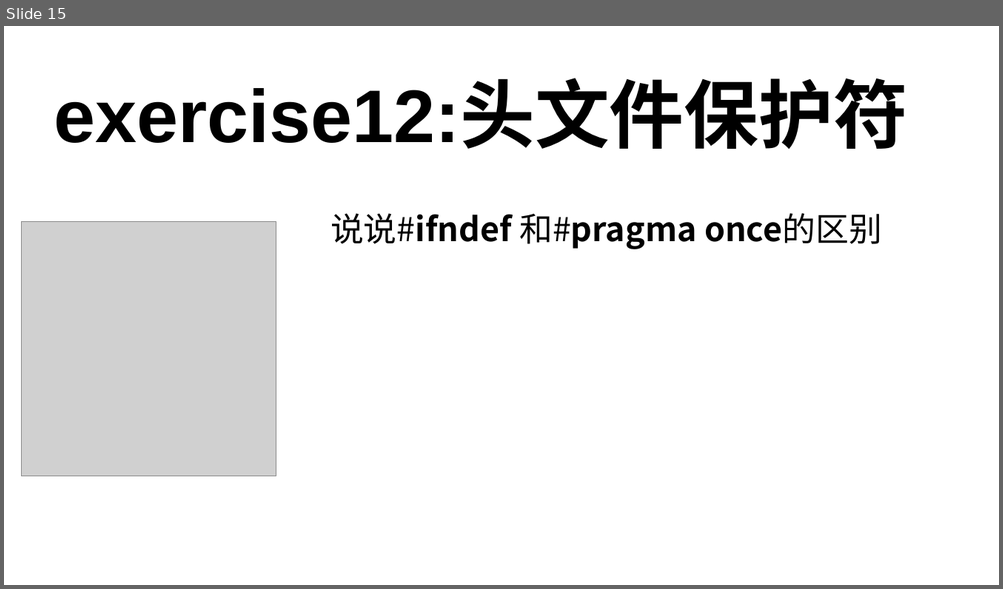
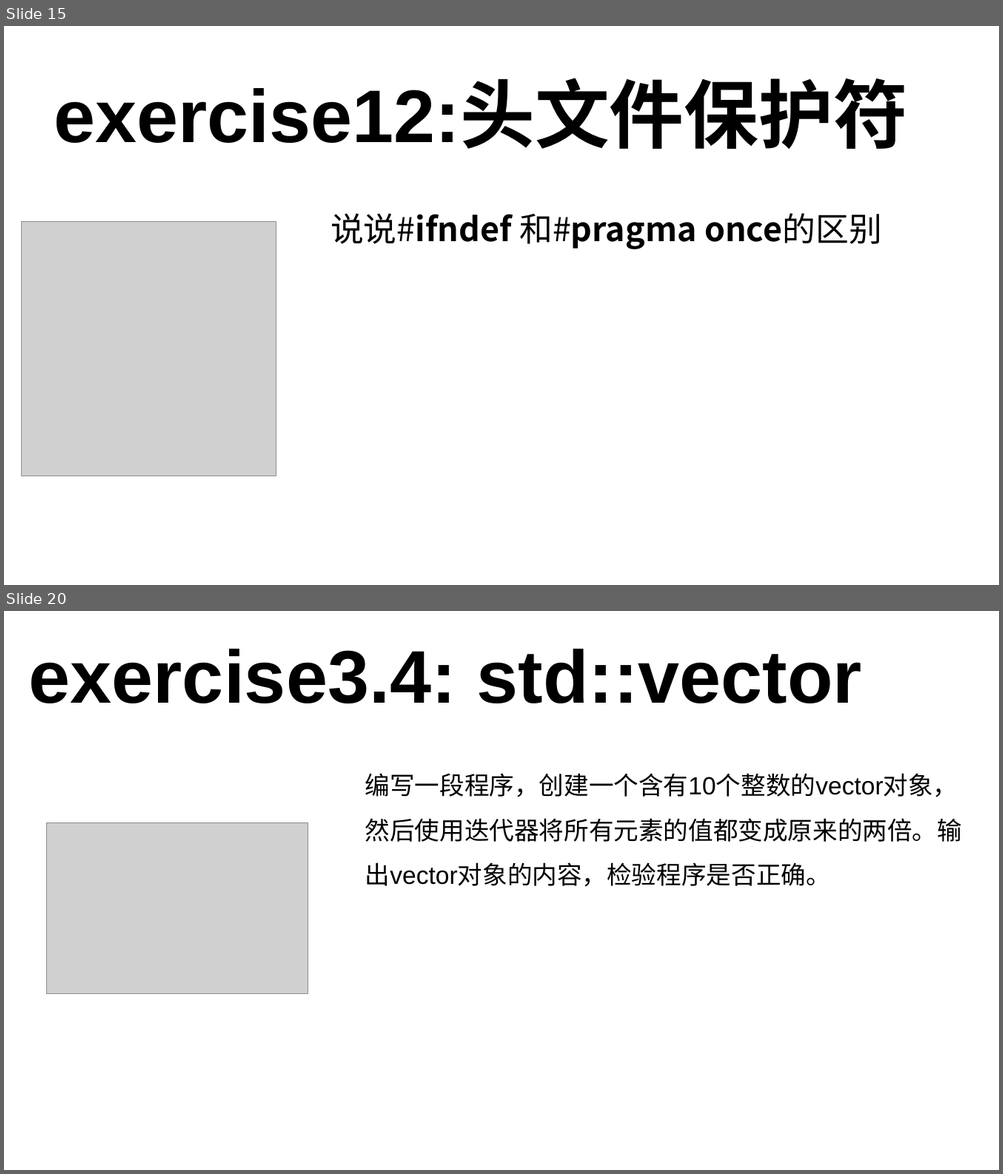
Before and after one commit to 3417725275/CPP_Study, a slide deck: C++课件.pptx. Shown one above the other, each under a label of ours: slide 15 before the commit, slides 15 and 20 after it; the slides between them are not shown. The pictures are 1003x589 and 1003x1174 pixels, drawn with LibreOffice and Linux fonts; fonts in the diff are those of the drawing; grey boxes stand for pictures. Boxes give left, top, right and bottom in pixels: in the first picture for what was removed or moved away, otherwise in the second. Text is boxed around its words. In the diff, an @@ line names an element or a change of style, - is before the commit and + after.

Commit message:
add: 添加第三次课内容

```diff
--- a/C++课件.pptx
+++ b/C++课件.pptx
@@ slide 20 added at box(4, 611, 999, 1170), background #FFFFFF @@
@@ text added at box(29, 649, 862, 703), 72 pt, text #000000, bold @@
+exercise3.4: std::vector
@@ text added at box(365, 773, 962, 887), 24 pt, text #000000 @@
+编写一段程序，创建一个含有10个整数的vector对象，然后使用迭代器将所有元素的值都变成原来的两倍。输出vector对象的内容，检验程序是否正确。
@@ picture added at box(46, 823, 308, 994) @@
```
Also in this commit, not shown: 6 slides changed, 2 other slides added, 11 slides removed, 1 other file.
